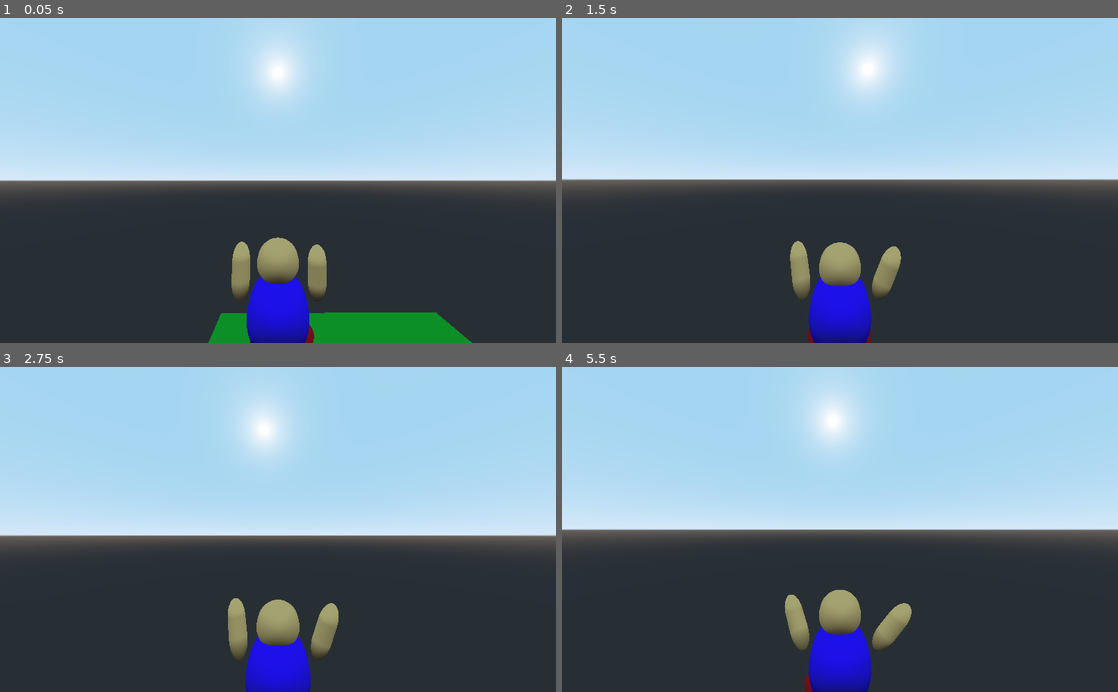
Above: before the commit, frames 1-4 (two rows, left to right).
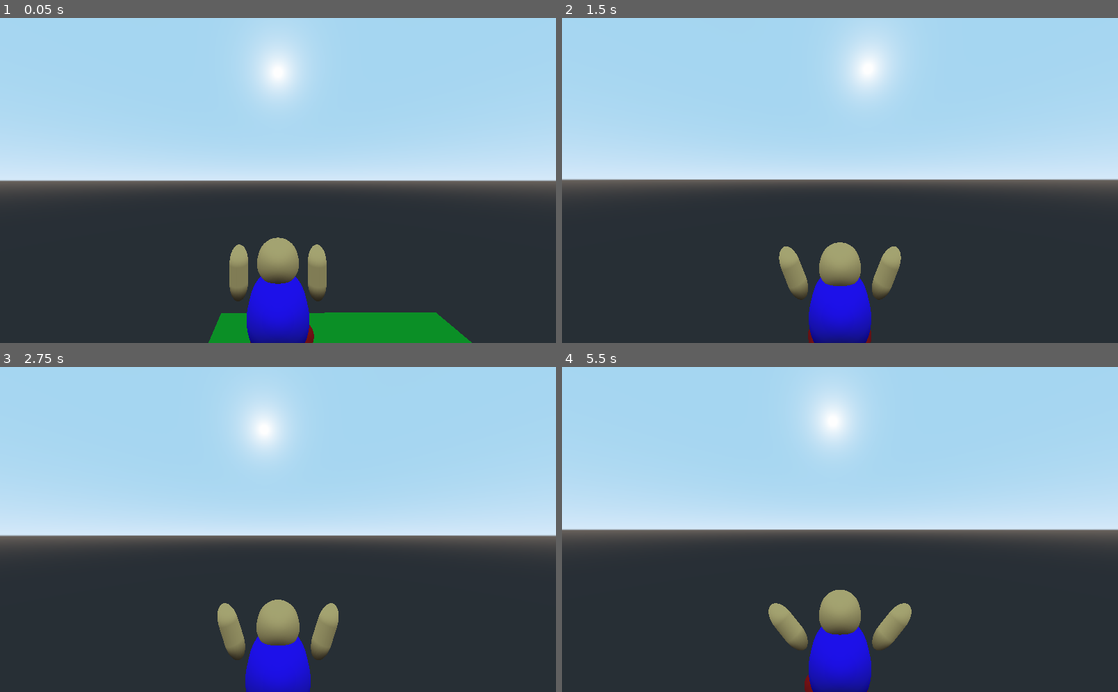
Above: after the commit, the same moments.

Repository: MAILLOTNathan/3d_platformer
Game: Godot game, scene res://assets/World.tscn
Same seed, same stepped clock (60 frames per second), same inputs: the game is played once before the commit and once after it. The project has no main scene, so this scene is started directly.
Inputs (mouse positions are in pixels of both pictures, inside the frame that each line leads up to):
- Up to frame 1 (0.05 s): no input
- Up to frame 2 (1.5 s): move the mouse to (867, 180) at 0.52 s; hold Shift (Run) 0.53-1.28 s; hold W (Forward) from 0.53 s (still down); tap Space (Jump) at 0.77 s; move the mouse to (812, 180) at 1.27 s; tap Shift (Run) at 1.35 s
- Up to frame 3 (2.75 s): keep holding W (Forward); tap Space (Jump) at 1.52 s; move the mouse to (289, 523) at 2.02 s; hold Shift (Run) from 2.03 s (still down)
- Up to frame 4 (5.5 s): keep holding W (Forward); move the mouse to (834, 536) at 2.77 s; release Shift (Run) at 2.78 s; tap Shift (Run) at 2.85, 4.35 s; tap Space (Jump) at 3.02, 3.77, 4.52 s; move the mouse to (878, 532) at 3.52 s; hold Shift (Run) 3.53-4.28 s; move the mouse to (795, 526) at 4.27 s; move the mouse to (845, 529) at 5.02 s; hold Shift (Run) from 5.03 s (still down)

The runs differ from the first frame. In frame 1, 0.1% of the frame differs, in the area x 41-45%, y 68-88%; in frame 2, 0.4%; in frame 3, 0.4%; in frame 4, 0.5%, in the area x 37-45%, y 70-88%.

Commit message:
adding anim

Diff:
--- /dev/null
+++ b/Coin.tscn
@@ -0,0 +1,75 @@
+[gd_scene load_steps=10 format=2]
+
+[sub_resource type="BoxShape" id=1]
+extents = Vector3( 0.271968, 0.256953, 0.0788215 )
+
+[sub_resource type="CylinderMesh" id=2]
+
+[sub_resource type="SpatialMaterial" id=3]
+albedo_color = Color( 0.913725, 0.992157, 0, 1 )
+metallic = 0.14
+
+[sub_resource type="CylinderMesh" id=4]
+
+[sub_resource type="SpatialMaterial" id=5]
+albedo_color = Color( 0.952941, 1, 0.176471, 1 )
+
+[sub_resource type="CylinderMesh" id=6]
+
+[sub_resource type="SpatialMaterial" id=7]
+albedo_color = Color( 0.788235, 0.831373, 0, 1 )
+
+[sub_resource type="Animation" id=8]
+resource_name = "New Anim"
+length = 2.0
+tracks/0/type = "value"
+tracks/0/path = NodePath(".:rotation_degrees")
+tracks/0/interp = 1
+tracks/0/loop_wrap = true
+tracks/0/imported = false
+tracks/0/enabled = true
+tracks/0/keys = {
+"times": PoolRealArray( 0, 1, 2 ),
+"transitions": PoolRealArray( 1, 1, 1 ),
+"update": 0,
+"values": [ Vector3( 0, 0, 0 ), Vector3( 0, 180, 0 ), Vector3( 0, 360, 0 ) ]
+}
+
+[sub_resource type="Animation" id=9]
+length = 0.001
+tracks/0/type = "value"
+tracks/0/path = NodePath(".:rotation_degrees")
+tracks/0/interp = 1
+tracks/0/loop_wrap = true
+tracks/0/imported = false
+tracks/0/enabled = true
+tracks/0/keys = {
+"times": PoolRealArray( 0 ),
+"transitions": PoolRealArray( 1 ),
+"update": 0,
+"values": [ Vector3( 0, 0, 0 ) ]
+}
+
+[node name="Coin" type="StaticBody"]
+
+[node name="CollisionShape" type="CollisionShape" parent="."]
+shape = SubResource( 1 )
+
+[node name="Coin" type="MeshInstance" parent="."]
+transform = Transform( 0.186644, 0, 0, 0, -8.15846e-09, -0.186644, 0, 0.0671302, -2.93436e-09, 0, 0, 0 )
+mesh = SubResource( 2 )
+material/0 = SubResource( 3 )
+
+[node name="MeshInstance" type="MeshInstance" parent="."]
+transform = Transform( 0.227852, 0, 0, 0, -9.95971e-09, -0.227852, 0, 0.0565439, -2.47161e-09, 0, 0, 0 )
+mesh = SubResource( 4 )
+material/0 = SubResource( 5 )
+
+[node name="MeshInstance2" type="MeshInstance" parent="."]
+transform = Transform( 0.257437, 0, 0, 0, -1.12529e-08, -0.257437, 0, 0.0383014, -1.67421e-09, 0, 0, 0 )
+mesh = SubResource( 6 )
+material/0 = SubResource( 7 )
+
+[node name="AnimationPlayer" type="AnimationPlayer" parent="."]
+"anims/New Anim" = SubResource( 8 )
+anims/RESET = SubResource( 9 )
--- a/assets/Player.tscn
+++ b/assets/Player.tscn
@@ -85,7 +85,7 @@
 "times": PoolRealArray( 0, 0.5, 1 ),
 "transitions": PoolRealArray( 1, 1, 1 ),
 "update": 0,
-"values": [ Vector3( 168, 30, 5 ), Vector3( 140, 50, 5 ), Vector3( 168, 30, 5 ) ]
+"values": [ Vector3( 0, 0, 180 ), Vector3( 0, 0, 220 ), Vector3( 0, 0, 180 ) ]
 }
 
 [sub_resource type="Animation" id=19]
@@ -97,10 +97,10 @@
 tracks/0/imported = false
 tracks/0/enabled = true
 tracks/0/keys = {
-"times": PoolRealArray( 0, 0.5, 0.6, 0.7, 0.8, 1 ),
-"transitions": PoolRealArray( 1, 1, 1, 1, 1, 1 ),
-"update": 0,
-"values": [ Vector3( 0, 0, 0 ), Vector3( 120, 30, 5 ), Vector3( 144, 30, 5 ), Vector3( 168, 30, 5 ), Vector3( 180, 30, 5 ), Vector3( 0, 0, 180 ) ]
+"times": PoolRealArray( 0, 1 ),
+"transitions": PoolRealArray( 1, 1 ),
+"update": 0,
+"values": [ Vector3( 0, 0, 0 ), Vector3( 24, 160, 165 ) ]
 }
 
 [sub_resource type="Animation" id=20]
@@ -162,10 +162,10 @@
 tracks/0/imported = false
 tracks/0/enabled = true
 tracks/0/keys = {
-"times": PoolRealArray( 0, 0.5, 1 ),
-"transitions": PoolRealArray( 1, 1, 1 ),
-"update": 0,
-"values": [ Vector3( 0, 0, 0 ), Vector3( 0, 0, 120 ), Vector3( 0, 0, 180 ) ]
+"times": PoolRealArray( 0, 1 ),
+"transitions": PoolRealArray( 1, 1 ),
+"update": 0,
+"values": [ Vector3( 0, 0, 0 ), Vector3( 24, 80, 165 ) ]
 }
 
 [sub_resource type="Animation" id=23]
@@ -213,7 +213,7 @@
 tracks/0/imported = false
 tracks/0/enabled = true
 tracks/0/keys = {
-"times": PoolRealArray( 0, 0.2, 0.5 ),
+"times": PoolRealArray( 0, 0.5, 1 ),
 "transitions": PoolRealArray( 1, 1, 1 ),
 "update": 0,
 "values": [ Vector3( 0, 0, 0 ), Vector3( -31, 0, 0 ), Vector3( 0, 0, 0 ) ]
@@ -389,20 +389,6 @@
 "clips": PoolStringArray( "Jump" ),
 "times": PoolRealArray( 0 )
 }
-tracks/4/type = "method"
-tracks/4/path = NodePath(".")
-tracks/4/interp = 1
-tracks/4/loop_wrap = true
-tracks/4/imported = false
-tracks/4/enabled = true
-tracks/4/keys = {
-"times": PoolRealArray( 1 ),
-"transitions": PoolRealArray( 1 ),
-"values": [ {
-"args": [  ],
-"method": "_end_animation"
-} ]
-}
 
 [sub_resource type="Animation" id=31]
 resource_name = "Walking"
--- a/assets/Turtle.gd
+++ b/assets/Turtle.gd
@@ -8,7 +8,6 @@
 
 func _physics_process(delta):
 	if trigger.is_colliding():
-		print("oui")
 		rotation_degrees.y = -rotation_degrees.y
 	else:
 		translation.z += speed * delta
